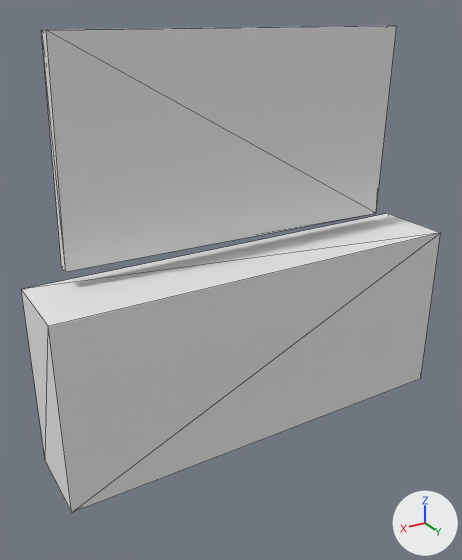
The Blender file GameBase/GameBase/assets/VisualTarget/ELP_Ad/TV/TV.blend, before and after one commit.
Before and after are seen from a 50 mm lens placed at (2.53, 4.08, 3.32), pointed at (0.17, 0.14, 1.35). Every picture has the same lights, and +X, +Y and +Z are marked at lower right. Mesh edges are drawn as thin lines.

The scene before the commit, as lines of its bpy script (objects in view):
```python
me_cube = bpy.data.meshes.new('Cube')
me_cube.from_pydata(...)  # 24 vertices, 38 faces; spans x -1.68..1.68, y -0.11..0.53, z -2.33..0.78
me_cube.materials.append(mat_material)  # its picture is missing
ob_frame = bpy.data.objects.new('Frame', me_cube)
ob_frame.location = (0.0, 0.0, 2.403)
ob_frame.scale = (1.01, 1.0, 1.0)
```
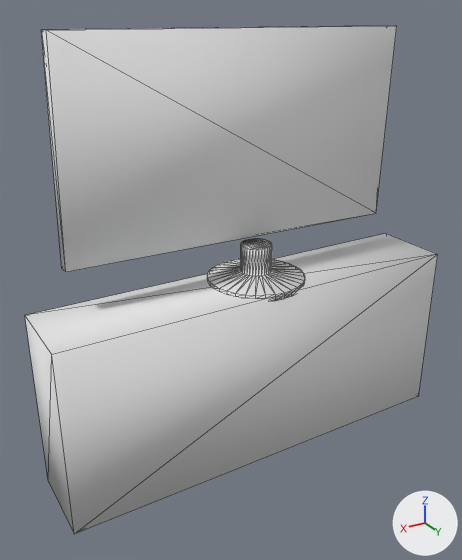
Where the newer file only moved an object's origin or applied its transform, the numbers keep the older frame.

Boxes (x1, y1, x2, y2) around the edits, measured in the pictures (462 x 560 px; the box of a moved part takes in the faces that stretch with it):
'Frame', reshaped
    before: (21, 26, 441, 512)
    after: (25, 26, 438, 534)
part 1 of me_cube, moved or reshaped
    before: (21, 214, 441, 512)
    after: (25, 234, 438, 534)
part 2 of me_cube, added
    after: (207, 239, 305, 301)
part 3 of me_cube, shading changed
    both: (41, 26, 396, 272)

Diff of the bpy script that builds the scene:
```diff
--- a/GameBase/GameBase/assets/VisualTarget/ELP_Ad/TV/TV.blend.py
+++ b/GameBase/GameBase/assets/VisualTarget/ELP_Ad/TV/TV.blend.py
@@ me_cube @@
 # used by ob_frame; location = (0.0, 0.0, 2.403); scale = (1.01, 1.0, 1.0)
-me_cube.from_pydata(...)  # 24 vertices, 38 faces; spans x -1.68..1.68, y -0.11..0.53, z -2.33..0.78
+me_cube.from_pydata(...)  # 184 vertices, 354 faces; spans x -1.68..1.68, y -0.23..0.54, z -2.52..0.78
+# me_cube part 1: the loose piece of 8 vertices spanning x -1.68..1.68, y -0.11..0.53, z -2.33..-0.87 is moved by (0.0, 0.0, -0.2)
+# me_cube part 2: a new loose piece of 160 vertices spanning x -0.44..0.33, y -0.23..0.54, z -1.1..-0.79, in mat_material (its picture is missing)
+# me_cube part 3: 26 kept faces spanning x -1.41..1.41, y -0.05..0.05, z -0.78..0.78 are now shaded smooth
 me_cube.materials.append(mat_material)
```
